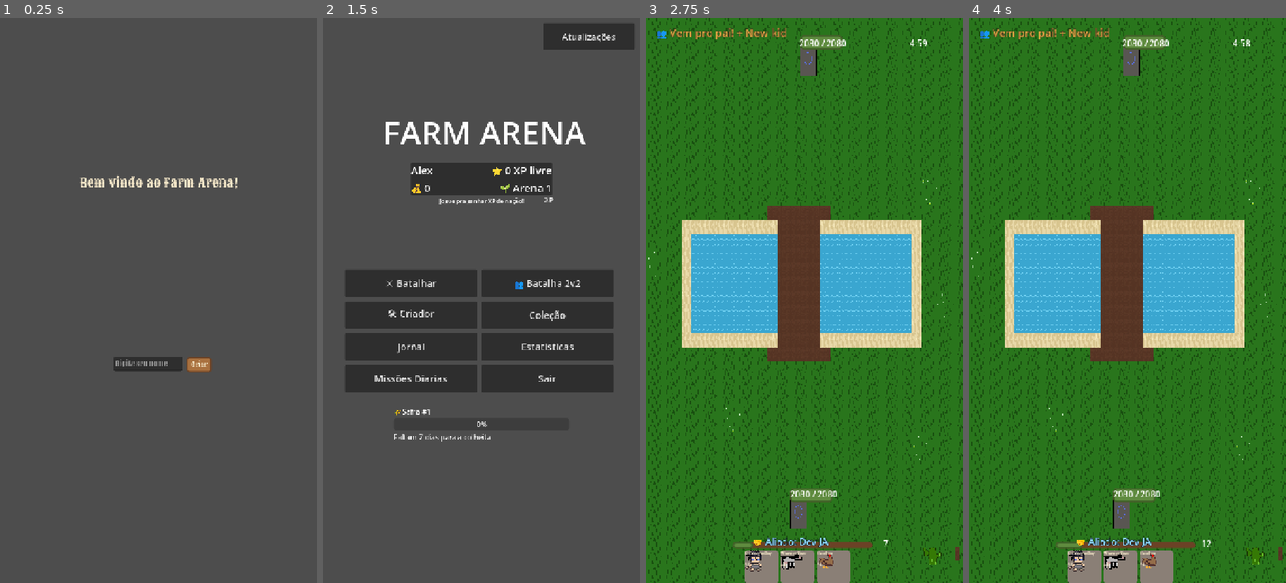
Above: before the commit, frames 1-4 (left to right).
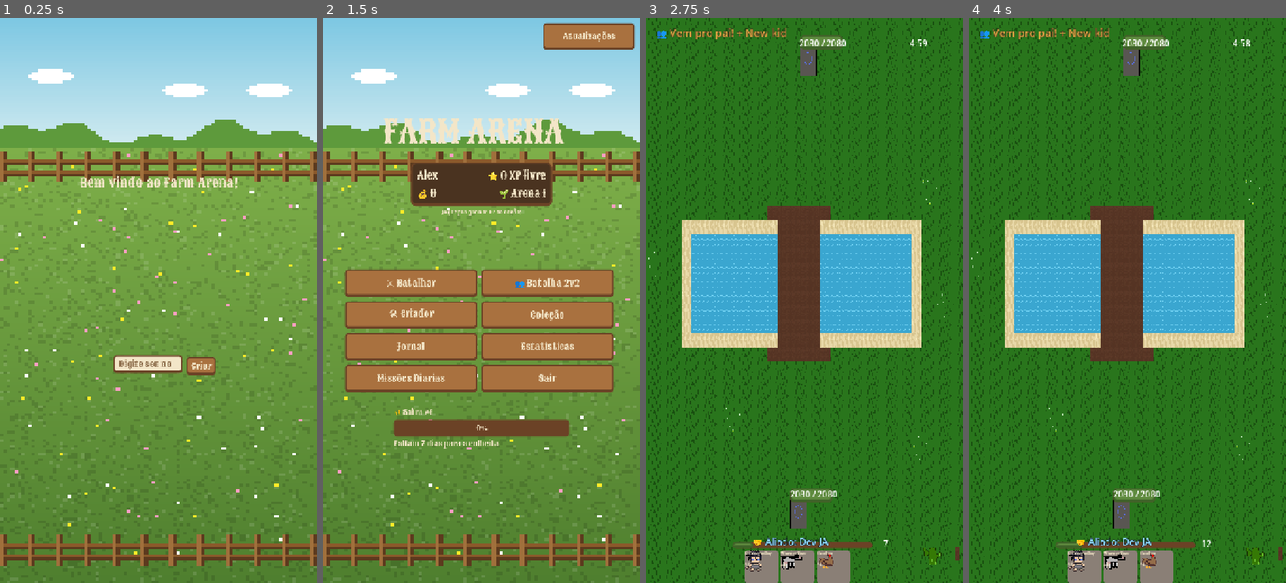
Above: after the commit, the same moments.

Repository: Generadevde/farmarena
Game: Godot game, scene res://Scenes/profile_setup.tscn
The game is run twice, just before and just after one commit, with the same random seed, the same clock (stepped at 60 frames per second) and the same inputs. The engine's default icon, where the game draws it, is replaced by a stand-in: a white triangle on a blue panel in a dark square.
Inputs (mouse positions are in pixels of both pictures, inside the frame that each line leads up to):
- Up to frame 1 (0.25 s): no input
- Up to frame 2 (1.5 s): click (471, 362) at 0.52 s; type "Alex" at 0.6 s; click "Criar" at 1.25 s
- Up to frame 3 (2.75 s): click "👥 Batalha 2v2" at 2 s
- Up to frame 4 (4 s): tap Enter at 2.75 s; move the mouse to (1197, 272) at 2.77 s; click (1197, 272) at 2.92 s; tap Space at 3.5 s; drag from (1064, 328) to (1121, 515) at 3.52 s

The runs differ from the first frame. In frame 1, 100% of the frame differs, in the area x 0-100%, y 0-100%; in frame 2, 100%; in frame 3, less than 0.1%; in frame 4, less than 0.1%.

Commit message:
Tema rural em todo o jogo, ícone e tela de carregamento, estatísticas numa tela só, missões diárias sorteadas, tela cheia no celular
- ThemeBuilder: tema na janela inteira + fundo de fazenda em pixel art atrás de todos os menus
- Ícone do app (Boi da Marreta) e splash próprio no lugar do Godot
- Estatísticas de cartas: todas as categorias numa tela só
- Missões diárias geradas aleatoriamente (3 por dia)
- Reserva de dinheiro dos bots na escala 0-100
- Tela ocupa o celular inteiro (keep_width)

Co-Authored-By: Claude Opus 5.5 <noreply@anthropic.com>
Claude-Session: https://claude.ai/code/session_01F2c9wwKpd4XWAaAeM55Dzi

Diff:
--- a/AI/bot_learning.gd
+++ b/AI/bot_learning.gd
@@ -121,7 +121,9 @@
 	profile.archetype = data.get("archetype", AIProfile.Archetype.AGRESSIVO)
 	profile.base_level = data.get("base_level", 1)
 	profile.stubbornness = data.get("stubbornness", 0.5)
-	profile.min_money_reserve = data.get("min_money_reserve", 0)
+	# o traço salvo está na escala antiga (0-6); o recurso vai de 0 a 100,
+	# então multiplica por 10 -- senão um Poupador guardava só 5 de 100
+	profile.min_money_reserve = int(data.get("min_money_reserve", 0)) * 10
 	profile.prefer_expensive = data.get("prefer_expensive", false)
 	profile.reacts_to_threats = data.get("reacts_to_threats", false)
 	profile.decision_interval = data.get("decision_interval", 2.0)
@@ -206,7 +208,7 @@
 	# e já deixa dinheiro de sobra pronto pra quando ela aparecer
 	var feared_card = _get_most_used_player_card(data.get("player_card_usage", {}))
 	if feared_card != null:
-		profile.min_money_reserve = max(profile.min_money_reserve, feared_card.cost)
+		profile.min_money_reserve = max(profile.min_money_reserve, min(feared_card.cost, 40))  # teto, senão o bot ficava passivo demais
 
 	if needs_save:
 		data["deck_paths"] = _deck_to_paths(profile.deck)
--- a/Resources/themes/theme_builder.gd
+++ b/Resources/themes/theme_builder.gd
@@ -39,6 +39,93 @@
 		custom_font = load(CUSTOM_FONT_PATH)
 
 	game_theme = _build_theme()
+	# tema na JANELA inteira -- toda tela do jogo herda, mesmo as que nunca
+	# setaram `theme = ThemeBuilder.game_theme`
+	get_tree().root.theme = game_theme
+	RenderingServer.set_default_clear_color(COLOR_GRASS_DARK)
+	_build_menu_background()
+
+
+# ------------------------------------------------------------ fundo dos menus
+# fazendinha em pixel art (céu, morros, pasto, cerca de madeira) atrás de
+# TODOS os menus. Fica numa camada bem no fundo e some sozinha na batalha
+var _bg_layer: CanvasLayer
+var _last_scene: Node = null
+
+
+func _build_menu_background():
+	_bg_layer = CanvasLayer.new()
+	_bg_layer.layer = -100
+	add_child(_bg_layer)
+	var rect = TextureRect.new()
+	rect.texture = ImageTexture.create_from_image(_make_farm_background(90, 200))
+	rect.set_anchors_preset(Control.PRESET_FULL_RECT)
+	rect.expand_mode = TextureRect.EXPAND_IGNORE_SIZE
+	rect.stretch_mode = TextureRect.STRETCH_SCALE
+	rect.texture_filter = CanvasItem.TEXTURE_FILTER_NEAREST
+	rect.mouse_filter = Control.MOUSE_FILTER_IGNORE
+	_bg_layer.add_child(rect)
+
+
+func _process(_delta):
+	var scene = get_tree().current_scene
+	if scene == _last_scene:
+		return
+	_last_scene = scene
+	var in_battle = scene != null and scene.scene_file_path.contains("batlhe_scene")
+	_bg_layer.visible = !in_battle
+
+
+func _make_farm_background(w: int, h: int) -> Image:
+	var img = Image.create_empty(w, h, false, Image.FORMAT_RGBA8)
+	var rng = RandomNumberGenerator.new()
+	rng.seed = 2026
+	var sky_top = Color("#7ec8e3")
+	var sky_bottom = Color("#cfeaf0")
+	var horizon = int(h * 0.22)
+	for y in h:
+		for x in w:
+			var c: Color
+			if y < horizon:
+				c = sky_top.lerp(sky_bottom, float(y) / horizon)
+			else:
+				var t = float(y - horizon) / (h - horizon)
+				c = Color("#7fb04a").lerp(Color("#4f7f2f"), t)
+				if rng.randf() < 0.12:
+					c = c.darkened(0.12)
+				elif rng.randf() < 0.05:
+					c = c.lightened(0.12)
+			img.set_pixel(x, y, c)
+	# morros ao longe
+	for x in w:
+		var hill = horizon - int(4 + 3 * sin(x * 0.12) + 2 * sin(x * 0.31 + 1.0))
+		for y in range(hill, horizon + 2):
+			img.set_pixel(x, clamp(y, 0, h - 1), Color("#5e9a3c"))
+	# nuvens
+	for cx in [14, 52, 76]:
+		var cy = rng.randi_range(5, horizon - 14)
+		for dx in range(-6, 7):
+			for dy in range(-2, 3):
+				if abs(dx) + abs(dy) * 2 < 8 and cx + dx >= 0 and cx + dx < w:
+					img.set_pixel(cx + dx, cy + dy, Color("#ffffff"))
+	# florzinhas no pasto
+	for i in 120:
+		var x = rng.randi() % w
+		var y = rng.randi_range(horizon + 4, h - 1)
+		img.set_pixel(x, y, [Color("#ffec27"), Color("#ff9ec4"), Color("#ffffff")][rng.randi() % 3])
+	# cercas de madeira (uma no horizonte e uma lá embaixo)
+	for fence_y in [horizon + 6, h - 14]:
+		for x in w:
+			for rail in [fence_y, fence_y + 4]:
+				img.set_pixel(x, rail, Color("#8b5a2b"))
+				img.set_pixel(x, rail + 1, Color("#5c3a1e"))
+			if x % 8 == 0:
+				for y in range(fence_y - 3, fence_y + 8):
+					if y >= 0 and y < h:
+						img.set_pixel(x, y, Color("#a0703c"))
+						if x + 1 < w:
+							img.set_pixel(x + 1, y, Color("#5c3a1e"))
+	return img
 
 
 func _build_theme() -> Theme:
@@ -52,8 +139,62 @@
 	_apply_label_styles(theme)
 	_apply_progress_bar_styles(theme)
 	_apply_separator_styles(theme)
+	_apply_input_styles(theme)
+	theme.default_font_size = 18
 
 	return theme
+
+
+# campos de texto, listas suspensas, rolagem, popups -- tudo no estilo fazenda
+func _apply_input_styles(theme: Theme):
+	var field = _make_wood_stylebox(COLOR_CREAM, COLOR_WOOD_DARK)
+	field.content_margin_left = 12
+	var field_focus = _make_wood_stylebox(COLOR_CREAM, COLOR_GOLD)
+	field_focus.content_margin_left = 12
+	for t in ["LineEdit", "TextEdit"]:
+		theme.set_stylebox("normal", t, field)
+		theme.set_stylebox("focus", t, field_focus)
+		theme.set_stylebox("read_only", t, field)
+		theme.set_color("font_color", t, Color("#3b2614"))
+		theme.set_color("caret_color", t, Color("#3b2614"))
+		theme.set_color("font_placeholder_color", t, Color("#8a6a48"))
+		theme.set_font_size("font_size", t, 20)
+
+	var popup = _make_wood_stylebox(COLOR_PANEL_BG, COLOR_GOLD)
+	theme.set_stylebox("panel", "PopupMenu", popup)
+	theme.set_stylebox("panel", "PopupPanel", popup)
+	theme.set_stylebox("hover", "PopupMenu", _make_wood_stylebox(COLOR_GRASS, COLOR_GRASS_DARK))
+	theme.set_color("font_color", "PopupMenu", COLOR_CREAM)
+	theme.set_color("font_hover_color", "PopupMenu", Color.WHITE)
+	theme.set_font_size("font_size", "PopupMenu", 22)
+	theme.set_constant("v_separation", "PopupMenu", 14)
+
+	# barra de rolagem grossa e fácil de pegar com o dedo
+	var scroll_bg = StyleBoxFlat.new()
+	scroll_bg.bg_color = Color(0, 0, 0, 0.18)
+	scroll_bg.set_corner_radius_all(6)
+	scroll_bg.content_margin_left = 6
+	scroll_bg.content_margin_right = 6
+	var grab = _make_wood_stylebox(COLOR_WOOD_LIGHT, COLOR_WOOD_DARK)
+	for t in ["VScrollBar", "HScrollBar"]:
+		theme.set_stylebox("scroll", t, scroll_bg)
+		theme.set_stylebox("grabber", t, grab)
+		theme.set_stylebox("grabber_highlight", t, grab)
+		theme.set_stylebox("grabber_pressed", t, _make_wood_stylebox(COLOR_GOLD, COLOR_WOOD_DARK))
+
+	# CheckButton / CheckBox: só o texto creme, sem a tábua de fundo
+	var empty = StyleBoxEmpty.new()
+	for t in ["CheckButton", "CheckBox"]:
+		theme.set_stylebox("normal", t, empty)
+		theme.set_stylebox("hover", t, empty)
+		theme.set_stylebox("pressed", t, empty)
+		theme.set_stylebox("focus", t, empty)
+		theme.set_color("font_color", t, COLOR_CREAM)
+		theme.set_color("font_pressed_color", t, COLOR_GOLD)
+
+	# painel "cerca" -- usado em listas (tábua clara com sombra embaixo)
+	var tab = _make_wood_stylebox(COLOR_GRASS_DARK, COLOR_WOOD_DARK)
+	theme.set_stylebox("panel", "TabContainer", tab)
 
 
 func _apply_button_styles(theme: Theme):
@@ -73,7 +214,7 @@
 	theme.set_color("font_hover_color", "Button", COLOR_CREAM)
 	theme.set_color("font_pressed_color", "Button", COLOR_GOLD)
 	theme.set_color("font_disabled_color", "Button", Color(0.6, 0.6, 0.6))
-	theme.set_font_size("font_size", "Button", 16)
+	theme.set_font_size("font_size", "Button", 20)  # celular: texto maior
 
 
 func _apply_panel_styles(theme: Theme):
@@ -90,7 +231,7 @@
 
 func _apply_label_styles(theme: Theme):
 	theme.set_color("font_color", "Label", COLOR_CREAM)
-	theme.set_font_size("font_size", "Label", 15)
+	theme.set_font_size("font_size", "Label", 18)
 
 
 func _apply_progress_bar_styles(theme: Theme):
@@ -122,7 +263,7 @@
 	style.border_width_left = 3
 	style.border_width_right = 3
 	style.border_width_top = 3
-	style.border_width_bottom = 3
+	style.border_width_bottom = 6  # "sombra" embaixo, cara de tábua de cerca
 	style.set_corner_radius_all(6)
 	style.content_margin_left = 10
 	style.content_margin_right = 10
--- a/Scripts/batlhe_scene.gd
+++ b/Scripts/batlhe_scene.gd
@@ -1232,7 +1232,7 @@
 		AIProfile.Archetype.PERFECCIONISTA, AIProfile.Archetype.POUPADOR, AIProfile.Archetype.ACUMULADOR:
 			# segura o início -- só joga se for algo que realmente valha a
 			# pena (carta mais cara), senão prefere não jogar nada ainda
-			if chosen != null and chosen.cost < 4:
+			if chosen != null and chosen.cost < 40:  # custo vai de 0 a 100
 				return null
 
 	return chosen
--- a/Scripts/player_profile.gd
+++ b/Scripts/player_profile.gd
@@ -560,7 +560,8 @@
 # novo de missões (as antigas, mesmo não completadas, são substituídas)
 func _check_and_reset_daily_missions():
 	var today = Time.get_date_string_from_system()
-	if daily_missions_date != today:
+	# também regenera se tiver menos de 3 (antes só existia 1 modelo de missão)
+	if daily_missions_date != today or daily_missions.size() < MISSION_COUNT_PER_DAY:
 		daily_missions_date = today
 		_generate_daily_missions()
 		save_profile()
@@ -568,8 +569,57 @@
 
 const MISSION_COUNT_PER_DAY = 3
 
+# missões sorteadas na hora (quantidade e recompensa aleatórias) -- somam
+# com as que estiverem cadastradas no MissionDatabase
+func _random_mission_templates() -> Array[MissionData]:
+	var out: Array[MissionData] = []
+	var unit_cards = CardDatabase.all_cards.filter(func(c): return c != null and !c.is_spell())
+	var my_cards: Array = []
+	for path in deck_card_paths:
+		if ResourceLoader.exists(path):
+			my_cards.append(load(path))
+	if my_cards.is_empty():
+		my_cards = unit_cards
+	var defs = [
+		[MissionData.MissionType.WIN_BATTLES, "Vença {target} partida(s)", randi_range(1, 3), 70],
+		[MissionData.MissionType.PLAY_CARDS, "Jogue {target} cartas", randi_range(3, 6) * 5, 3],
+		[MissionData.MissionType.PLAY_BATTLES, "Jogue {target} partidas", randi_range(2, 5), 35],
+		[MissionData.MissionType.USE_SPELL, "Use {target} feitiços", randi_range(3, 8), 12],
+		[MissionData.MissionType.DEAL_DAMAGE, "Cause {target} de dano na base inimiga", randi_range(3, 10) * 500, 0.03],
+		[MissionData.MissionType.RECEIVE_DAMAGE, "Aguente {target} de dano na sua base", randi_range(2, 6) * 500, 0.03],
+		[MissionData.MissionType.WIN_STREAK, "Vença {target} seguidas", randi_range(2, 3), 90],
+		[MissionData.MissionType.PLAY_SPECIFIC_CARD, "Jogue {card} {target} vezes", randi_range(3, 6), 15],
+		[MissionData.MissionType.KILL_SPECIFIC_UNIT, "Derrote {target}x a unidade {card}", randi_range(2, 5), 20],
+	]
+	if !nation_xp.is_empty():
+		defs.append([MissionData.MissionType.PLAY_NATION_CARDS, "Jogue {target} cartas da nação {nation}", randi_range(5, 12), 8])
+	for d in defs:
+		var m = MissionData.new()
+		m.type = d[0]
+		m.description_template = d[1]
+		m.target = d[2]
+		if m.type == MissionData.MissionType.PLAY_SPECIFIC_CARD:
+			if my_cards.is_empty():
+				continue
+			m.target_card = my_cards[randi() % my_cards.size()]
+		elif m.type == MissionData.MissionType.KILL_SPECIFIC_UNIT:
+			if unit_cards.is_empty():
+				continue
+			m.target_card = unit_cards[randi() % unit_cards.size()]
+		if m.type == MissionData.MissionType.PLAY_NATION_CARDS:
+			m.reward_type = MissionData.RewardType.NATION_XP
+		else:
+			m.reward_type = MissionData.RewardType.COINS if randf() < 0.6 else MissionData.RewardType.FREE_XP
+		var amount = m.target * d[3]
+		if m.reward_type != MissionData.RewardType.COINS:
+			amount *= 0.6
+		m.reward_amount = int(round(clamp(amount, 30, 400) / 5.0)) * 5
+		out.append(m)
+	return out
+
+
 func _generate_daily_missions():
-	var pool: Array[MissionData] = []
+	var pool: Array[MissionData] = _random_mission_templates()
 	for template in MissionDatabase.all_missions:
 		if template == null:
 			continue
--- a/creator/creator_menu.gd
+++ b/creator/creator_menu.gd
@@ -36,7 +36,7 @@
 	set_anchors_preset(Control.PRESET_FULL_RECT)
 
 	var bg = ColorRect.new()
-	bg.color = Color(0.13, 0.11, 0.09)
+	bg.color = Color(0.12, 0.09, 0.05, 0.55)  # deixa o fundo de fazenda aparecer
 	bg.set_anchors_preset(Control.PRESET_FULL_RECT)
 	add_child(bg)
 
--- a/project.godot
+++ b/project.godot
@@ -17,7 +17,13 @@
 config/name="Farm Arena"
 run/main_scene="uid://cnqlbuwi5pw7r"
 config/features=PackedStringArray("4.7", "Mobile")
-config/icon="res://icon.svg"
+config/icon="res://icon.png"
+boot_splash/image="res://Resources/branding/splash.png"
+boot_splash/bg_color=Color(0.31, 0.5, 0.18, 1)
+boot_splash/fullsize=true
+boot_splash/stretch_mode=4
+boot_splash/use_filter=false
+boot_splash/show_image=true
 config/quit_on_go_back=false
 
 [autoload]
@@ -48,6 +54,7 @@
 window/size/viewport_width=720
 window/size/viewport_height=1280
 window/stretch/mode="canvas_items"
+window/stretch/aspect="keep_width"
 window/handheld/orientation=1
 
 [global_group]
--- a/season_stats_menu.gd
+++ b/season_stats_menu.gd
@@ -20,41 +20,33 @@
 	MusicPlayer.play_menu_music()
 	theme = ThemeBuilder.game_theme
 
-	_display_container = $ScrollContainer/VBoxContainer/TopWinRate
+	var list_root: VBoxContainer = $ScrollContainer/VBoxContainer
+	list_root.size_flags_horizontal = Control.SIZE_EXPAND_FILL
+	list_root.add_theme_constant_override("separation", 14)
+	# os containers fixos antigos da cena (um por categoria, 320px cada) não
+	# são mais usados -- some com eles
+	for child in list_root.get_children():
+		child.visible = false
+
 	_build_category_data()
-	_build_toggle_header()
-	_show_current_category()
-
-
-# monta a barra de navegação (◀ nome da categoria ▶) logo acima do container
-# que mostra o conteúdo -- mesmo padrão já usado pra trocar de arena/coleção
-func _build_toggle_header():
-	var header = HBoxContainer.new()
-	header.alignment = BoxContainer.ALIGNMENT_CENTER
-	header.size_flags_horizontal = Control.SIZE_EXPAND_FILL  # sem isso, o alinhamento central não faz efeito -- o cabeçalho ficava "encolhido" no canto em vez de esticar a largura toda
-	header.add_theme_constant_override("separation", 16)
-	_display_container.get_parent().add_child(header)
-	_display_container.get_parent().move_child(header, _display_container.get_index())
-
-	var prev_button = Button.new()
-	prev_button.text = "◀"
-	prev_button.pressed.connect(func():
-		_current_category = (_current_category - 1 + _categories.size()) % _categories.size()
+	# TODAS as categorias numa tela só, uma embaixo da outra (antes era uma
+	# por vez trocando na setinha)
+	for i in _categories.size():
+		_current_category = i
+		var panel = PanelContainer.new()
+		panel.size_flags_horizontal = Control.SIZE_EXPAND_FILL
+		list_root.add_child(panel)
+		var box = VBoxContainer.new()
+		box.add_theme_constant_override("separation", 6)
+		panel.add_child(box)
+		_category_title_label = Label.new()
+		_category_title_label.add_theme_font_size_override("font_size", 22)
+		_category_title_label.add_theme_color_override("font_color", ThemeBuilder.COLOR_GOLD)
+		box.add_child(_category_title_label)
+		_display_container = VBoxContainer.new()
+		_display_container.add_theme_constant_override("separation", 6)
+		box.add_child(_display_container)
 		_show_current_category()
-	)
-	header.add_child(prev_button)
-
-	_category_title_label = Label.new()
-	_category_title_label.add_theme_font_size_override("font_size", 20)
-	header.add_child(_category_title_label)
-
-	var next_button = Button.new()
-	next_button.text = "▶"
-	next_button.pressed.connect(func():
-		_current_category = (_current_category + 1) % _categories.size()
-		_show_current_category()
-	)
-	header.add_child(next_button)
 
 
 func _build_category_data():
Binary file added: Resources/branding/icon_192.png
Binary file added: Resources/branding/icon_bg_432.png
Binary file added: Resources/branding/icon_fg_432.png
Binary file added: Resources/branding/splash.png
Not shown, changed: export_presets.cfg
Binary file added: icon.png
Not shown, removed: icon.svg.import
